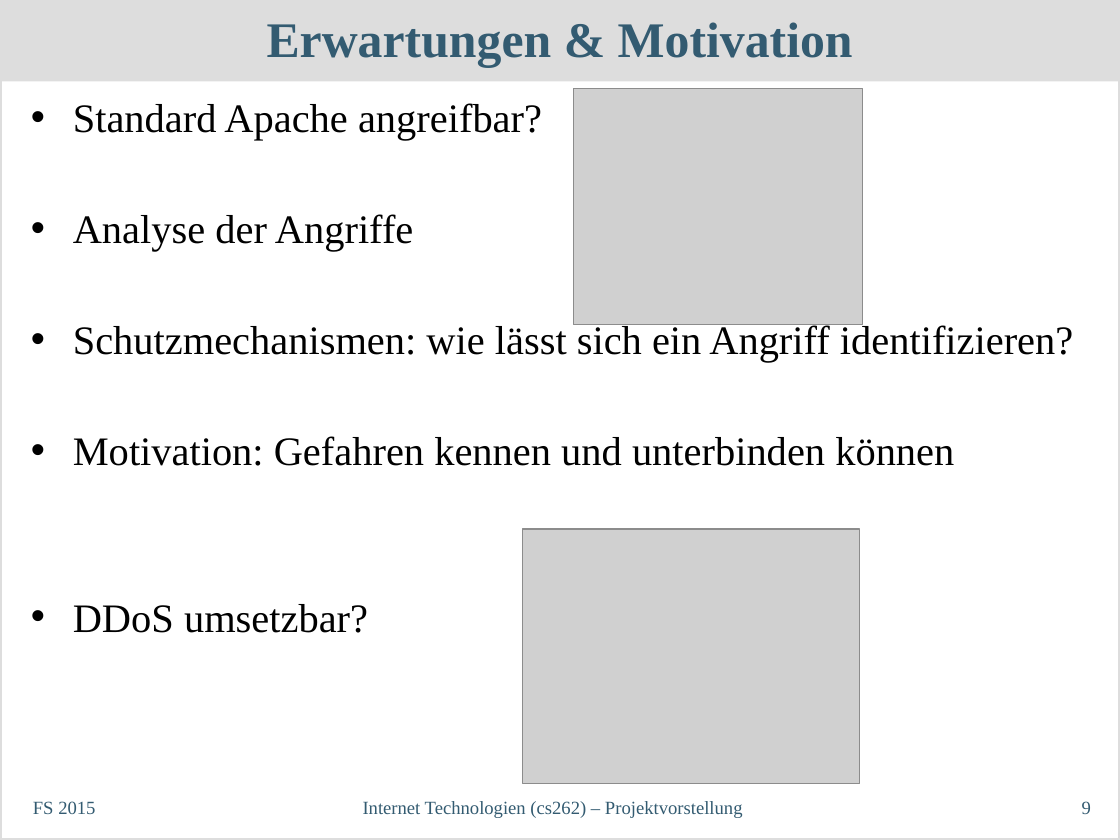
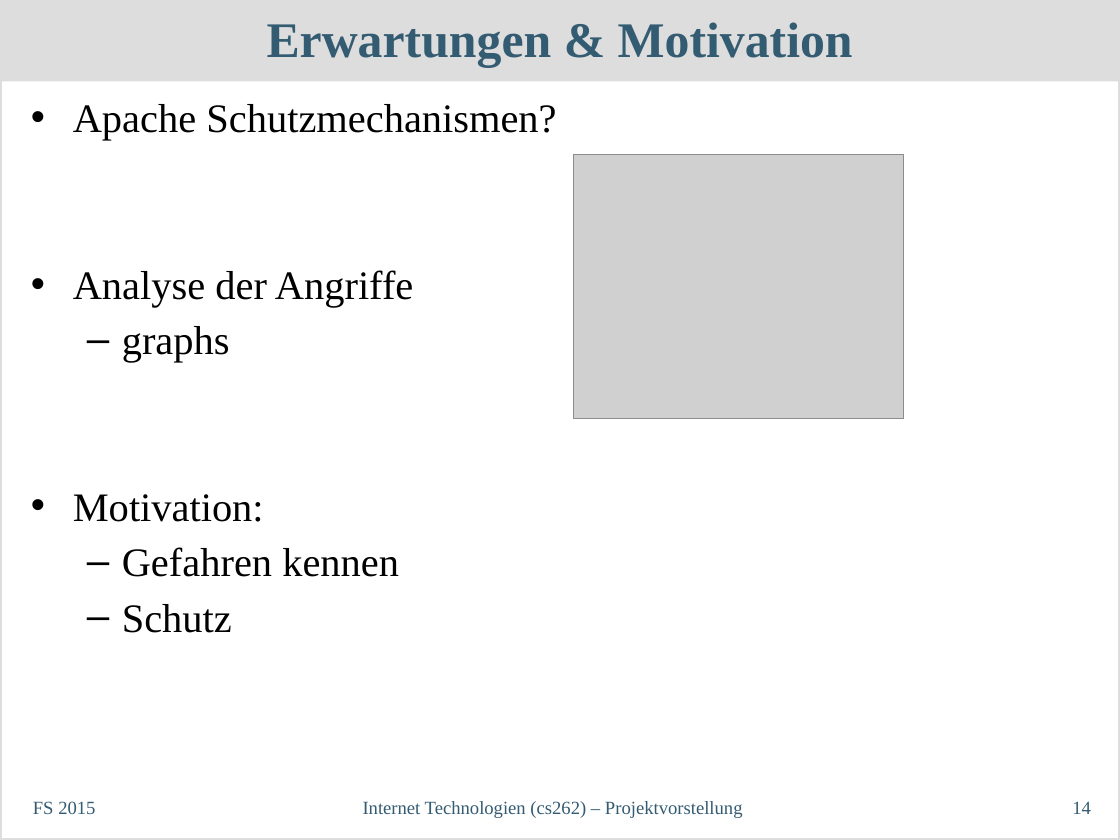
Before and after one commit to philipp-oldenburg/dos, a slide deck: slide 14 of Projektvorstellung/InetTechKurzvortrag.odp (slide 9 before the commit). Drawn at 1120x840 pixels with LibreOffice and Linux fonts; fonts in the diff are those of the drawing; grey boxes stand for pictures. Boxes give left, top, right and bottom in pixels: in the first picture for what was removed or moved away, otherwise in the second. Text is boxed around its words. In the diff, an @@ line names an element or a change of style, - is before the commit and + after.

```diff
--- a/Projektvorstellung/InetTechKurzvortrag.odp
+++ b/Projektvorstellung/InetTechKurzvortrag.odp
@@ text at (x1=73, y1=104, x2=556, y2=141): text changed @@
-• Standard Apache angreifbar?
+• Apache Schutzmechanismen?
@@ picture resized from (x1=573, y1=88, x2=862, y2=325) to (x1=573, y1=155, x2=904, y2=419) @@
@@ text at (x1=73, y1=326, x2=399, y2=633): text changed @@
-• Schutzmechanismen: wie lässt sich ein Angriff identifizieren?
-• Motivation: Gefahren kennen und unterbinden können
-• DDoS umsetzbar?
+  – graphs
+• Motivation:
+  – Gefahren kennen
+  – Schutz
@@ picture removed at (x1=523, y1=529, x2=860, y2=784) @@
@@ page number at (x1=1072, y1=801, x2=1091, y2=814): text changed @@
-9
+14
```
Also in this commit, not shown: 1 other slide changed.
